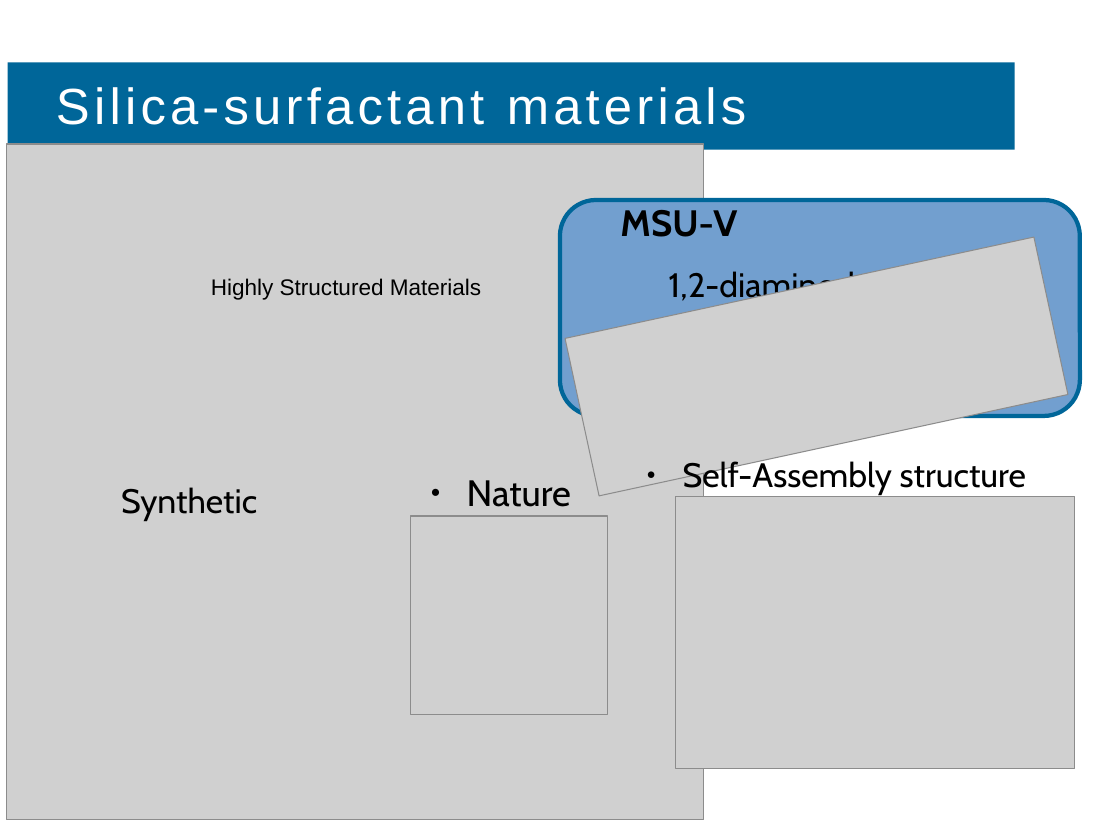
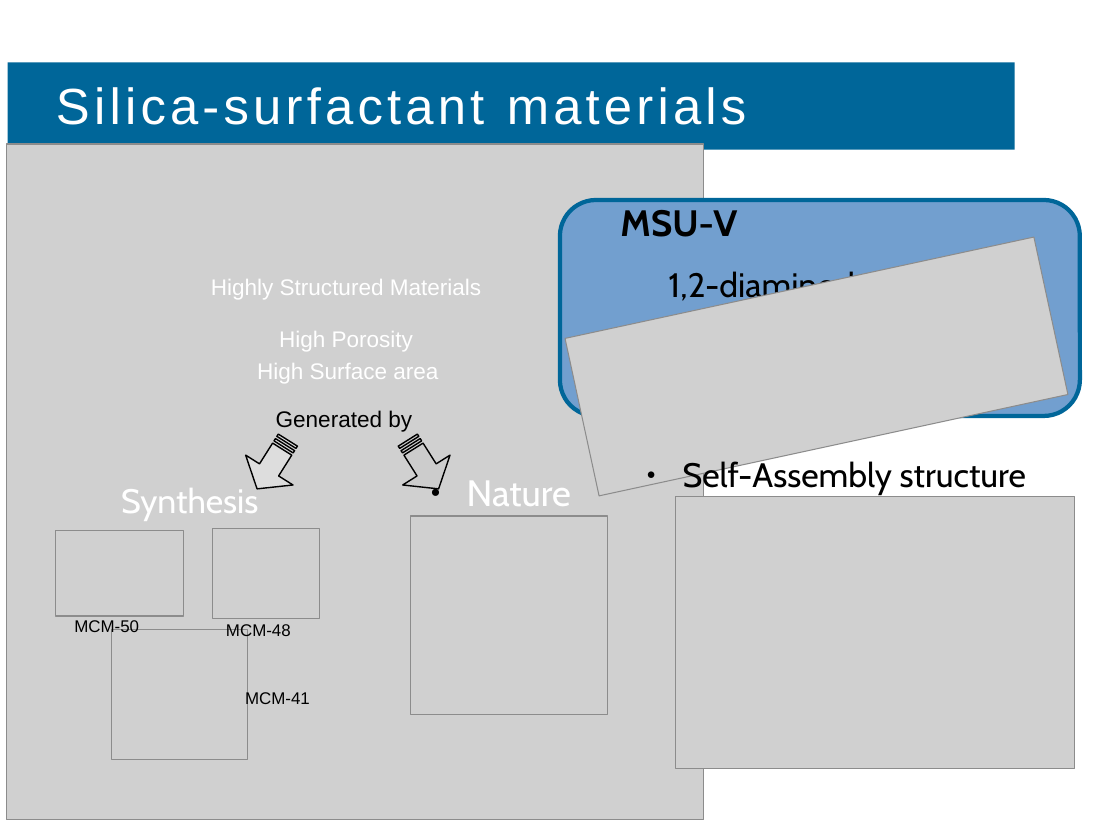
Before and after one commit to acnz/summer-prj, a slide deck: slide 2 of Slides.odp. Drawn at 1120x840 pixels with LibreOffice and Linux fonts; fonts in the diff are those of the drawing; grey boxes stand for pictures; background and template pictures are left out. Boxes give left, top, right and bottom in pixels: in the first picture for what was removed or moved away, otherwise in the second. Text is boxed around its words. In the diff, an @@ line names an element or a change of style, - is before the commit and + after.

```diff
--- a/Slides.odp
+++ b/Slides.odp
@@ text "Highly Structured Materials" at [211,279,481,299]: text colour #000000 to #FFFFFF @@
@@ text added at [279,331,413,351], 16 pt, text #FFFFFF @@
+High Porosity
@@ text added at [257,363,438,383], 16 pt, text #FFFFFF @@
+High Surface area
@@ text added at [276,410,412,432], 16 pt, text #000000 @@
+Generated by
@@ freeform shape added at [234,426,312,504], fill #DDDDDD, outline #000000 0.99 pt @@
@@ freeform shape added at [384,426,462,504], fill #CCCCCC, outline #000000 0.99 pt @@
@@ text "Nature" at [467,481,571,506]: text colour #000000 to #FFFFFF @@
@@ text at [121,485,258,521]: text changed; text colour #000000 to #FFFFFF @@
-Synthetic
+Synthesis
@@ picture added at [56,532,184,617] @@
@@ picture added at [212,528,320,619] @@
@@ text added at [74,620,139,637], 12 pt, text #000000 @@
+MCM-50
@@ text added at [226,624,291,640], 12 pt, text #000000 @@
+MCM-48
@@ picture added at [112,630,248,760] @@
@@ text added at [245,690,310,708], 12 pt, text #000000 @@
+MCM-41
```
Also in this commit, not shown: 3 other slides changed.
